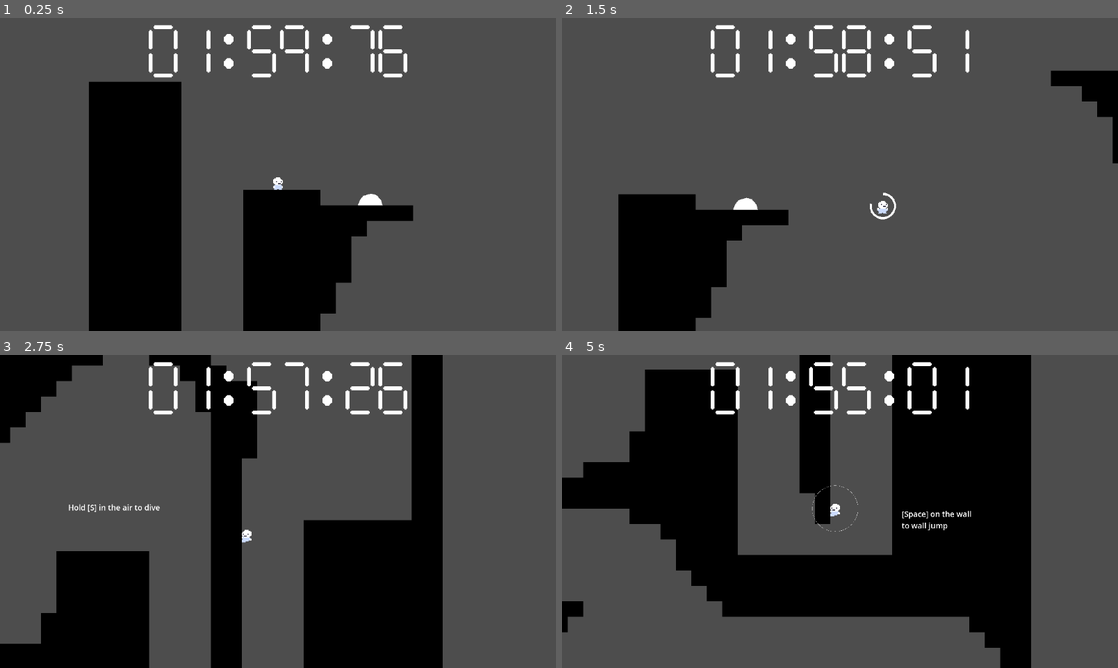
Above: before the commit, frames 1-4 (two rows, left to right).
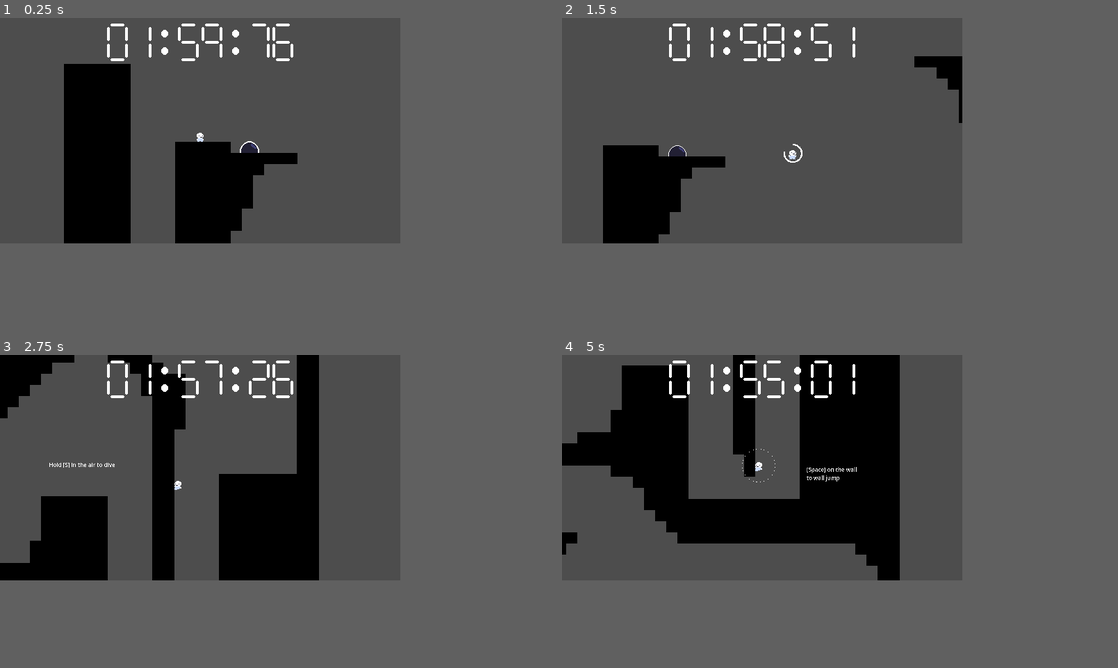
Above: after the commit, the same moments.

Repository: pxlinspace/hydrogen-bomb-vs.-coughing-baby
Game: Godot game, scene res://scenes/main.tscn
Two runs of this game, one before a commit and one after it. Both use one fixed random seed, a clock stepped at 60 frames per second and the inputs below.
Inputs (mouse positions are in pixels of both pictures, inside the frame that each line leads up to):
- Up to frame 1 (0.25 s): no input
- Up to frame 2 (1.5 s): tap Enter at 0.5 s; move the mouse to (962, 158) at 0.52 s; hold J (cough) 0.53-1.28 s; hold D (right) from 0.53 s (still down); click (962, 158) at 0.67 s; tap Space (jump) at 0.77 s; move the mouse to (728, 190) at 1.27 s; tap S (dive) at 1.35 s
- Up to frame 3 (2.75 s): tap Space (jump) at 1.52 s; move the mouse to (333, 442) at 2.02 s; release D (right) at 2.03 s; hold A (left) from 2.03 s (still down); tap Alt at 2.1 s
- Up to frame 4 (5 s): move the mouse to (812, 574) at 2.77 s; release A (left) at 2.78 s; hold D (right) 2.78-4.28 s; tap Shift at 2.85 s; click (812, 574) at 2.92 s; tap Space (jump) at 3.02, 3.77, 4.52 s; move the mouse to (1006, 558) at 3.52 s; hold J (cough) 3.53-4.28 s; move the mouse to (673, 464) at 4.27 s; hold A (left) from 4.28 s (still down); tap S (dive) at 4.35 s
In our replay, the window is 800x450 before the commit and 576x324 after it. These sizes can differ from the game's own. Grey fills any space a smaller window leaves; there, only what the larger window draws over its background counts as a difference.

The runs differ from the first frame. In frame 1, 27% of the frame differs, in the area x 11-75%, y 1-100%; in frame 2, 14%; in frame 3, 41%; in frame 4, 47%, in the area x 0-85%, y 0-100%.

Commit message:
added booster sprite animations!

Diff:
--- a/project.godot
+++ b/project.godot
@@ -21,6 +21,8 @@
 
 [display]
 
+window/size/viewport_width=576
+window/size/viewport_height=324
 window/stretch/mode="viewport"
 
 [editor_plugins]
--- a/scenes/entities/booster.gd
+++ b/scenes/entities/booster.gd
@@ -1,5 +1,21 @@
 class_name Booster extends StaticBody2D
+
+@onready var recovery_timer: Timer = $RecoveryTimer
+@onready var animated_sprite_2d: AnimatedSprite2D = $AnimatedSprite2D
+var is_explodable: bool = true
 
 
 func explode() -> void:
-	print("KABOOM")
+	animated_sprite_2d.play("explode")
+	is_explodable = false
+	recovery_timer.start()
+
+
+func _on_recovery_timer_timeout() -> void:
+	animated_sprite_2d.play("recover")
+	is_explodable = true
+
+
+func _on_animated_sprite_2d_animation_finished() -> void:
+	if animated_sprite_2d.animation == "recover":
+		animated_sprite_2d.play("default")
--- a/scenes/entities/booster.tscn
+++ b/scenes/entities/booster.tscn
@@ -1,17 +1,170 @@
 [gd_scene format=3 uid="uid://7xmjhp7p4g6q"]
 
 [ext_resource type="Script" uid="uid://cs2vn2eatk6qc" path="res://scenes/entities/booster.gd" id="1_ixumo"]
+[ext_resource type="Texture2D" uid="uid://b8h0ou3qr8qsc" path="res://assets/images/booster-Sheet.png" id="2_5uqcs"]
 
 [sub_resource type="CircleShape2D" id="CircleShape2D_n08xa"]
 radius = 12.0
+
+[sub_resource type="AtlasTexture" id="AtlasTexture_cqo38"]
+atlas = ExtResource("2_5uqcs")
+region = Rect2(0, 0, 48, 48)
+
+[sub_resource type="AtlasTexture" id="AtlasTexture_rgy6s"]
+atlas = ExtResource("2_5uqcs")
+region = Rect2(48, 0, 48, 48)
+
+[sub_resource type="AtlasTexture" id="AtlasTexture_nhdu3"]
+atlas = ExtResource("2_5uqcs")
+region = Rect2(96, 0, 48, 48)
+
+[sub_resource type="AtlasTexture" id="AtlasTexture_rqx0y"]
+atlas = ExtResource("2_5uqcs")
+region = Rect2(144, 0, 48, 48)
+
+[sub_resource type="AtlasTexture" id="AtlasTexture_urtpa"]
+atlas = ExtResource("2_5uqcs")
+region = Rect2(0, 48, 48, 48)
+
+[sub_resource type="AtlasTexture" id="AtlasTexture_vv08t"]
+atlas = ExtResource("2_5uqcs")
+region = Rect2(48, 48, 48, 48)
+
+[sub_resource type="AtlasTexture" id="AtlasTexture_t87th"]
+atlas = ExtResource("2_5uqcs")
+region = Rect2(96, 48, 48, 48)
+
+[sub_resource type="AtlasTexture" id="AtlasTexture_r33gc"]
+atlas = ExtResource("2_5uqcs")
+region = Rect2(144, 48, 48, 48)
+
+[sub_resource type="AtlasTexture" id="AtlasTexture_qnmbs"]
+atlas = ExtResource("2_5uqcs")
+region = Rect2(192, 48, 48, 48)
+
+[sub_resource type="AtlasTexture" id="AtlasTexture_dmqrc"]
+atlas = ExtResource("2_5uqcs")
+region = Rect2(240, 48, 48, 48)
+
+[sub_resource type="AtlasTexture" id="AtlasTexture_ex4f3"]
+atlas = ExtResource("2_5uqcs")
+region = Rect2(288, 48, 48, 48)
+
+[sub_resource type="AtlasTexture" id="AtlasTexture_0h1aj"]
+atlas = ExtResource("2_5uqcs")
+region = Rect2(336, 48, 48, 48)
+
+[sub_resource type="AtlasTexture" id="AtlasTexture_5uqcs"]
+atlas = ExtResource("2_5uqcs")
+region = Rect2(0, 96, 48, 48)
+
+[sub_resource type="AtlasTexture" id="AtlasTexture_j0lyk"]
+atlas = ExtResource("2_5uqcs")
+region = Rect2(48, 96, 48, 48)
+
+[sub_resource type="AtlasTexture" id="AtlasTexture_vksd6"]
+atlas = ExtResource("2_5uqcs")
+region = Rect2(96, 96, 48, 48)
+
+[sub_resource type="AtlasTexture" id="AtlasTexture_gkpjw"]
+atlas = ExtResource("2_5uqcs")
+region = Rect2(144, 96, 48, 48)
+
+[sub_resource type="AtlasTexture" id="AtlasTexture_tr8yd"]
+atlas = ExtResource("2_5uqcs")
+region = Rect2(192, 96, 48, 48)
+
+[sub_resource type="AtlasTexture" id="AtlasTexture_wju7t"]
+atlas = ExtResource("2_5uqcs")
+region = Rect2(240, 96, 48, 48)
+
+[sub_resource type="SpriteFrames" id="SpriteFrames_j0lyk"]
+animations = [{
+"frames": [{
+"duration": 1.0,
+"texture": SubResource("AtlasTexture_cqo38")
+}, {
+"duration": 1.0,
+"texture": SubResource("AtlasTexture_rgy6s")
+}, {
+"duration": 1.0,
+"texture": SubResource("AtlasTexture_nhdu3")
+}, {
+"duration": 1.0,
+"texture": SubResource("AtlasTexture_rqx0y")
+}],
+"loop": true,
+"name": &"default",
+"speed": 8.0
+}, {
+"frames": [{
+"duration": 1.0,
+"texture": SubResource("AtlasTexture_urtpa")
+}, {
+"duration": 1.0,
+"texture": SubResource("AtlasTexture_vv08t")
+}, {
+"duration": 1.0,
+"texture": SubResource("AtlasTexture_t87th")
+}, {
+"duration": 1.0,
+"texture": SubResource("AtlasTexture_r33gc")
+}, {
+"duration": 1.0,
+"texture": SubResource("AtlasTexture_qnmbs")
+}, {
+"duration": 1.0,
+"texture": SubResource("AtlasTexture_dmqrc")
+}, {
+"duration": 1.0,
+"texture": SubResource("AtlasTexture_ex4f3")
+}, {
+"duration": 1.0,
+"texture": SubResource("AtlasTexture_0h1aj")
+}],
+"loop": false,
+"name": &"explode",
+"speed": 16.0
+}, {
+"frames": [{
+"duration": 1.0,
+"texture": SubResource("AtlasTexture_5uqcs")
+}, {
+"duration": 1.0,
+"texture": SubResource("AtlasTexture_j0lyk")
+}, {
+"duration": 1.0,
+"texture": SubResource("AtlasTexture_vksd6")
+}, {
+"duration": 1.0,
+"texture": SubResource("AtlasTexture_gkpjw")
+}, {
+"duration": 1.0,
+"texture": SubResource("AtlasTexture_tr8yd")
+}, {
+"duration": 1.0,
+"texture": SubResource("AtlasTexture_wju7t")
+}],
+"loop": false,
+"name": &"recover",
+"speed": 10.0
+}]
 
 [node name="Booster" type="StaticBody2D" unique_id=1258851248]
 collision_layer = 3
 script = ExtResource("1_ixumo")
 
 [node name="CollisionShape2D" type="CollisionShape2D" parent="." unique_id=852528238]
+visible = false
 shape = SubResource("CircleShape2D_n08xa")
 
-[node name="Polygon2D" type="Polygon2D" parent="." unique_id=1712786183]
-scale = Vector2(0.775, 0.775)
-polygon = PackedVector2Array(1, -16, -3, -15, -10, -13, -14, -8, -17, -1, -15, 6, -10, 13, -2, 15, 6, 15, 13, 9, 16, 0, 14, -7, 8, -14)
+[node name="AnimatedSprite2D" type="AnimatedSprite2D" parent="." unique_id=359583493]
+sprite_frames = SubResource("SpriteFrames_j0lyk")
+animation = &"recover"
+autoplay = "default"
+
+[node name="RecoveryTimer" type="Timer" parent="." unique_id=497539762]
+one_shot = true
+
+[connection signal="animation_finished" from="AnimatedSprite2D" to="." method="_on_animated_sprite_2d_animation_finished"]
+[connection signal="timeout" from="RecoveryTimer" to="." method="_on_recovery_timer_timeout"]
--- a/scenes/main.tscn
+++ b/scenes/main.tscn
@@ -33,7 +33,7 @@
 [node name="Boosters" type="Node2D" parent="Stage" unique_id=886322297]
 
 [node name="Booster" parent="Stage/Boosters" unique_id=1258851248 instance=ExtResource("3_tefeu")]
-position = Vector2(259, -976)
+position = Vector2(234, -979)
 
 [node name="TileMapLayer" type="TileMapLayer" parent="Stage" unique_id=2003295303]
 position = Vector2(-1, 0)
@@ -44,7 +44,6 @@
 position = Vector2(163, -1016)
 
 [node name="Camera2D" type="Camera2D" parent="Stage/Player" unique_id=524223279]
-zoom = Vector2(2, 2)
 position_smoothing_enabled = true
 
 [node name="Labels" type="Node2D" parent="Stage" unique_id=90987075]
@@ -137,12 +136,13 @@
 anchor_left = 0.5
 anchor_right = 0.5
 offset_left = -272.0
-offset_top = 5.0
+offset_top = 3.0
 offset_right = 272.0
-offset_bottom = 133.0
+offset_bottom = 131.0
 grow_horizontal = 2
 theme_override_fonts/font = ExtResource("5_tbgi4")
-theme_override_font_sizes/font_size = 128
+theme_override_font_sizes/font_size = 64
 text = "02:00:00"
+horizontal_alignment = 1
 
 [connection signal="timeout" from="RestartTimer" to="." method="_on_restart_timer_timeout"]
--- a/scenes/player/player.gd
+++ b/scenes/player/player.gd
@@ -16,13 +16,13 @@
 const MAX_DIVE_Y_VELOCITY: float = 700.0
 const HIT_POWER: float = 100.0
 
+var last_direction: float = 1.0
+
 @onready var coyote_jump_timer: Timer = $CoyoteJumpTimer
 @onready var jump_buffer_timer: Timer = $JumpBufferTimer
 @onready var jump_duration_timer: Timer = $JumpDurationTimer
 @onready var cougher: Cougher = $Cougher
 @onready var sprite: AnimatedSprite2D = $AnimatedSprite2D
-
-var last_direction: float = 1.0
 
 
 func _physics_process(delta: float) -> void:
Binary file added: assets/images/booster-Sheet.png
Not shown, added: assets/images/booster-Sheet.png.import
Binary file added: assets/images/booster.aseprite
